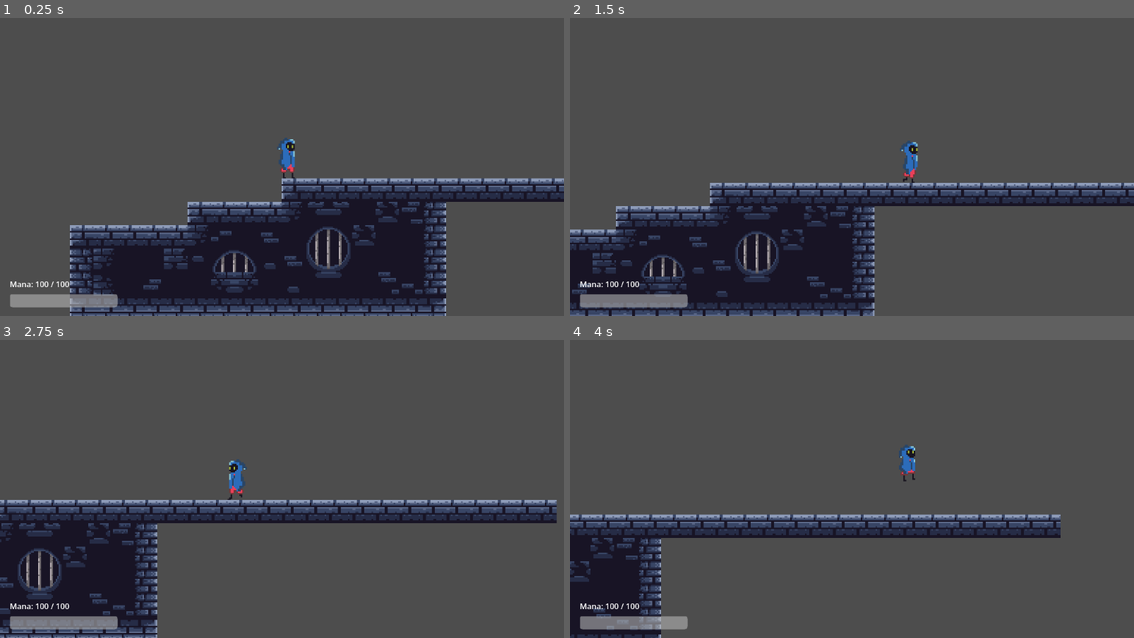
Above: before the commit, frames 1-4 (two rows, left to right).
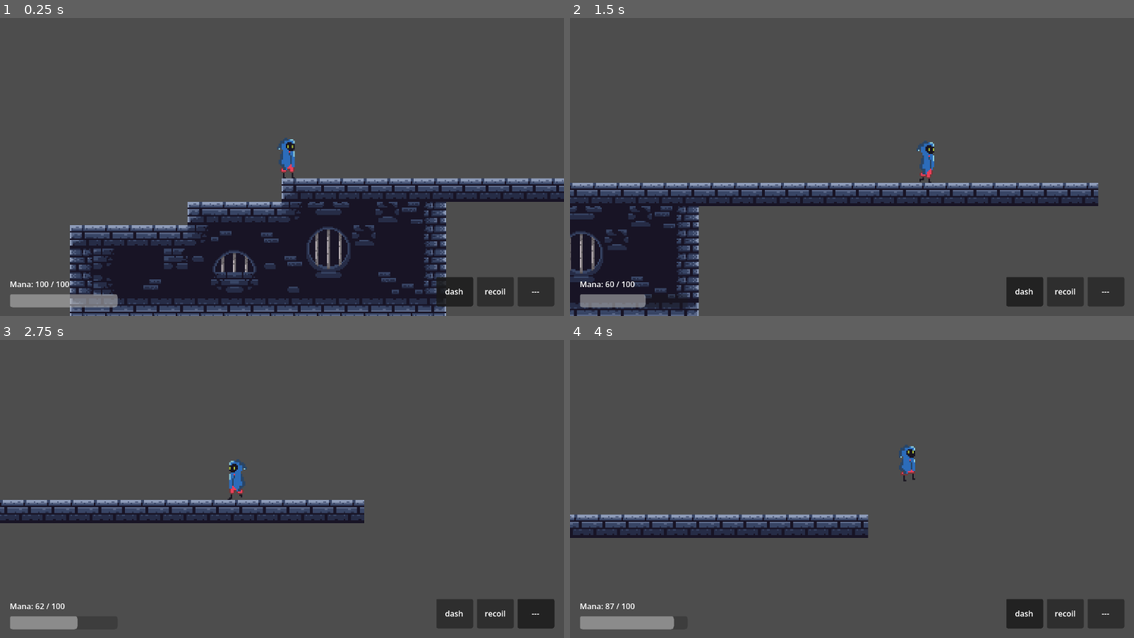
Above: after the commit, the same moments.

Repository: TathyaBarot2808/Godot_Game
Game: Godot game, scene res://scenes/game_sc.tscn
Same seed, same stepped clock (60 frames per second), same inputs: the game is played once before the commit and once after it.
Inputs (mouse positions are in pixels of both pictures, inside the frame that each line leads up to):
- Up to frame 1 (0.25 s): no input
- Up to frame 2 (1.5 s): move the mouse to (976, 143) at 0.52 s; hold D (move_right) from 0.53 s (still down); tap Shift (dash) at 0.6 s; tap Space (jump) at 0.77 s; tap 1 (slot_1, bound only after the commit) at 0.8, 1.35 s; move the mouse to (739, 172) at 1.27 s
- Up to frame 3 (2.75 s): tap Space (jump) at 1.52 s; tap 2 (slot_2, bound only after the commit) at 1.55, 2.1 s; move the mouse to (338, 411) at 2.02 s; release D (move_right) at 2.03 s; hold A (move_left) from 2.03 s (still down); tap 3 (slot_3, bound only after the commit) at 2.3 s
- Up to frame 4 (4 s): move the mouse to (823, 542) at 2.77 s; release A (move_left) at 2.78 s; hold D (move_right) from 2.78 s (still down); tap 3 (slot_3, bound only after the commit) at 2.85 s; tap Space (jump) at 3.02, 3.77 s; tap Shift (dash) at 3.05, 3.6 s; move the mouse to (1021, 527) at 3.52 s; tap 1 (slot_1, bound only after the commit) at 3.8 s

The runs differ from the first frame. In frame 1, 1.8% of the frame differs, in the area x 77-99%, y 86-97%; in frame 2, 20%, in the area x 0-100%, y 41-100%; in frame 3, 15%; in frame 4, 9.6%.

Commit message:
Added loadout system

Diff:
--- a/project.godot
+++ b/project.godot
@@ -42,6 +42,21 @@
 "events": [Object(InputEventMouseButton,"resource_local_to_scene":false,"resource_name":"","device":-1,"window_id":0,"a …(253 unchanged characters)…
 ]
 }
+slot_1={
+"deadzone": 0.2,
+"events": [Object(InputEventKey,"resource_local_to_scene":false,"resource_name":"","device":-1,"window_id":0,"alt_pressed":false,"shift_pressed":false,"ctrl_pressed":false,"meta_pressed":false,"pressed":false,"keycode":0,"physical_keycode":49,"key_label":0,"unicode":49,"location":0,"echo":false,"script":null)
+]
+}
+slot_2={
+"deadzone": 0.2,
+"events": [Object(InputEventKey,"resource_local_to_scene":false,"resource_name":"","device":-1,"window_id":0,"alt_pressed":false,"shift_pressed":false,"ctrl_pressed":false,"meta_pressed":false,"pressed":false,"keycode":0,"physical_keycode":50,"key_label":0,"unicode":50,"location":0,"echo":false,"script":null)
+]
+}
+slot_3={
+"deadzone": 0.2,
+"events": [Object(InputEventKey,"resource_local_to_scene":false,"resource_name":"","device":-1,"window_id":0,"alt_pressed":false,"shift_pressed":false,"ctrl_pressed":false,"meta_pressed":false,"pressed":false,"keycode":0,"physical_keycode":51,"key_label":0,"unicode":51,"location":0,"echo":false,"script":null)
+]
+}
 
 [physics]
 
--- a/scenes/hud.tscn
+++ b/scenes/hud.tscn
@@ -37,3 +37,89 @@
 grow_horizontal = 2
 text = "Mana: 100 / 100"
 vertical_alignment = 1
+
+[node name="LoadoutContainer" type="HBoxContainer" parent="." unique_id=459448068]
+anchors_preset = 3
+anchor_left = 1.0
+anchor_top = 1.0
+anchor_right = 1.0
+anchor_bottom = 1.0
+offset_left = -260.0
+offset_top = -80.0
+offset_right = -20.0
+offset_bottom = -20.0
+grow_horizontal = 0
+grow_vertical = 0
+theme_override_constants/separation = 8
+
+[node name="Slot0" type="Panel" parent="LoadoutContainer" unique_id=1106952675]
+custom_minimum_size = Vector2(75, 60)
+layout_mode = 2
+
+[node name="Highlight" type="Panel" parent="LoadoutContainer/Slot0" unique_id=475706670]
+visible = false
+layout_mode = 1
+anchors_preset = 15
+anchor_right = 1.0
+anchor_bottom = 1.0
+grow_horizontal = 2
+grow_vertical = 2
+
+[node name="AbilityLabel" type="Label" parent="LoadoutContainer/Slot0" unique_id=1782238942]
+layout_mode = 1
+anchors_preset = 15
+anchor_right = 1.0
+anchor_bottom = 1.0
+grow_horizontal = 2
+grow_vertical = 2
+text = "---"
+horizontal_alignment = 1
+vertical_alignment = 1
+
+[node name="Slot1" type="Panel" parent="LoadoutContainer" unique_id=1742110967]
+custom_minimum_size = Vector2(75, 60)
+layout_mode = 2
+
+[node name="Highlight" type="Panel" parent="LoadoutContainer/Slot1" unique_id=629036755]
+visible = false
+layout_mode = 1
+anchors_preset = 15
+anchor_right = 1.0
+anchor_bottom = 1.0
+grow_horizontal = 2
+grow_vertical = 2
+
+[node name="AbilityLabel" type="Label" parent="LoadoutContainer/Slot1" unique_id=1704164861]
+layout_mode = 1
+anchors_preset = 15
+anchor_right = 1.0
+anchor_bottom = 1.0
+grow_horizontal = 2
+grow_vertical = 2
+text = "---"
+horizontal_alignment = 1
+vertical_alignment = 1
+
+[node name="Slot2" type="Panel" parent="LoadoutContainer" unique_id=2053614938]
+custom_minimum_size = Vector2(75, 60)
+layout_mode = 2
+
+[node name="Highlight" type="Panel" parent="LoadoutContainer/Slot2" unique_id=1971574182]
+visible = false
+layout_mode = 1
+anchors_preset = 15
+anchor_right = 1.0
+anchor_bottom = 1.0
+grow_horizontal = 2
+grow_vertical = 2
+
+[node name="AbilityLabel" type="Label" parent="LoadoutContainer/Slot2" unique_id=1116022300]
+layout_mode = 1
+anchors_preset = 15
+anchor_right = 1.0
+anchor_bottom = 1.0
+grow_horizontal = 2
+grow_vertical = 2
+text = "---"
+horizontal_alignment = 1
+vertical_alignment = 1
--- a/scenes/player_sc.tscn
+++ b/scenes/player_sc.tscn
@@ -5,7 +5,8 @@
 [ext_resource type="PackedScene" uid="uid://ng0hy5sgafi4" path="res://scenes/mana_sc.tscn" id="3_mana"]
 [ext_resource type="Script" uid="uid://cjkt10dyt51sx" path="res://scripts/recoil_component.gd" id="4_recoil"]
 [ext_resource type="Script" uid="uid://kq34llptxc8b" path="res://scripts/dash_component.gd" id="5_orbwo"]
-[ext_resource type="Script" path="res://scripts/abilities_manager.gd" id="6_abmgr"]
+[ext_resource type="Script" uid="uid://02ay3kn372ei" path="res://scripts/abilities_manager.gd" id="6_abmgr"]
+[ext_resource type="Script" uid="uid://bh4m007p25rw2" path="res://scripts/loadout.gd" id="7_obawi"]
 
 [sub_resource type="RectangleShape2D" id="RectangleShape2D_g2els"]
 size = Vector2(35, 101.75)
@@ -283,3 +284,6 @@
 
 [node name="dash" type="Node" parent="AbilitiesManager" unique_id=855540879]
 script = ExtResource("5_orbwo")
+
+[node name="LoadoutManager" type="Node" parent="AbilitiesManager" unique_id=1066335034]
+script = ExtResource("7_obawi")
--- a/scripts/abilities_manager.gd
+++ b/scripts/abilities_manager.gd
@@ -4,12 +4,11 @@
 # Unlock state — edit defaults here or call unlock() at runtime (e.g. from a pickup)
 var _unlocked: Dictionary = {
 	"recoil": true,   # player starts with recoil (shoot)
-	"dash":   false,  # locked until unlocked by gameplay
+	"dash":   true,  # locked until unlocked by gameplay
 }
 
 # Populated automatically in _ready from child AbilityBase nodes
 var _components: Dictionary = {}
-
 func _ready() -> void:
 	for child in get_children():
 		if child is AbilityBase:
@@ -52,6 +51,13 @@
 func _is_unlocked(ability_name: String) -> bool:
 	return _unlocked.get(ability_name, false)
 
+func get_unlocked_abilities() -> Array[String]:
+	var result: Array[String] = []
+	for ability_name in _unlocked:
+		if _unlocked[ability_name]:
+			result.append(ability_name)
+	return result
+
 # ── Private ───────────────────────────────────────────────────────────────────
 
 func _get_component(ability_name: String) -> AbilityBase:
--- a/scripts/game.gd
+++ b/scripts/game.gd
@@ -4,5 +4,5 @@
 @onready var hud: CanvasLayer = $HUD
 
 func _ready() -> void:
-	# Connect HUD to the player's Mana node so the bar updates on mana_changed signal
 	hud.setup(player.mana)
+	hud.setup_loadout(player.abilities.get_node("LoadoutManager"))
--- a/scripts/hud.gd
+++ b/scripts/hud.gd
@@ -3,16 +3,47 @@
 @onready var mana_bar: ProgressBar = $ManaContainer/ManaBar
 @onready var mana_label: Label = $ManaContainer/ManaLabel
 
+# Array of the 3 slot Panel nodes for easy looping
+@onready var _slots: Array = [
+	$LoadoutContainer/Slot0,
+	$LoadoutContainer/Slot1,
+	$LoadoutContainer/Slot2,
+]
+
+# ── Mana setup (existing) ─────────────────────────────────
+
 func setup(mana_node: Node) -> void:
-	# Connect signal — whenever mana changes, _on_mana_changed is called
 	mana_node.mana_changed.connect(_on_mana_changed)
-	# Set initial values so UI isn't empty on first frame
-	_refresh(mana_node.current_mana, mana_node.max_mana)
+	_refresh_mana(mana_node.current_mana, mana_node.max_mana)
 
 func _on_mana_changed(current: float, max: float) -> void:
-	_refresh(current, max)
+	_refresh_mana(current, max)
 
-func _refresh(current: float, max: float) -> void:
+func _refresh_mana(current: float, max: float) -> void:
 	mana_bar.max_value = max
 	mana_bar.value = current
 	mana_label.text = "Mana: %d / %d" % [current, max]
+
+# ── Loadout setup (new) ───────────────────────────────────
+
+func setup_loadout(loadout_node: LoadoutManager) -> void:
+	# Listen for any loadout change (slot switch OR equip/unequip)
+	loadout_node.loadout_changed.connect(_on_loadout_changed.bind(loadout_node))
+	# Set initial state so HUD isn't empty on first frame
+	_refresh_loadout(loadout_node)
+
+func _on_loadout_changed(loadout_node: LoadoutManager) -> void:
+	_refresh_loadout(loadout_node)
+
+func _refresh_loadout(loadout_node: LoadoutManager) -> void:
+	for i in 3:
+		var slot_panel = _slots[i]
+		var highlight: Panel = slot_panel.get_node("Highlight")
+		var label: Label = slot_panel.get_node("AbilityLabel")
+
+		# Show ability name or "---" if empty
+		var ability: String = loadout_node.loadout[i]
+		label.text = ability if ability != "" else "---"
+
+		# Only the active slot gets the highlight
+		highlight.visible = (i == loadout_node.active_slot)
--- /dev/null
+++ b/scripts/loadout.gd
@@ -0,0 +1,68 @@
+extends Node
+class_name LoadoutManager
+
+
+var loadout: Dictionary={
+	0: "dash",
+	1: "recoil",
+	2: "",
+}
+
+
+var active_slot: int=0
+signal loadout_changed #loadout changed
+
+
+func set_active_slot(index: int) -> void:
+	if not _is_valid_slot(index):
+		return
+	active_slot=index
+	loadout_changed.emit()
+
+
+
+func get_active_ability() -> String:
+	return loadout[active_slot]
+
+func equip(ability_name:String , slot_index:int) ->void:
+	if not _is_valid_slot(slot_index):
+		return
+
+	var manager:= _get_abilities_manager()
+	if not manager:
+		return
+	if not manager.is_unlocked(ability_name):
+		push_error("LoadoutManager: ability not unlocked -> " + ability_name)
+		return
+	loadout[slot_index] = ability_name
+	loadout_changed.emit()
+
+
+
+func unequip(slot_index: int) -> void:
+	if not _is_valid_slot(slot_index):
+		return
+	loadout[slot_index] = ""
+	loadout_changed.emit()
+
+
+func get_available_abilities() -> Array[String]:
+	var manager := _get_abilities_manager()
+	if not manager:
+		return []
+	return manager.get_unlocked_abilities()
+
+
+
+func _is_valid_slot(index: int) -> bool:
+	if index not in loadout:
+		push_error("LoadoutManager: invalid slot -> " + str(index))
+		return false
+	return true
+
+func _get_abilities_manager() -> AbilitiesManager:
+	var parent := get_parent()
+	if not parent is AbilitiesManager:
+		push_error("LoadoutManager: parent must be AbilitiesManager")
+		return null
+	return parent as AbilitiesManager
--- a/scripts/player_move.gd
+++ b/scripts/player_move.gd
@@ -1,4 +1,6 @@
 extends CharacterBody2D
+
+# ── Constants ─────────────────────────────────────────────────────────────────
 
 @export_group("Movement")
 @export var SPEED: float = 600.0
@@ -24,15 +26,21 @@
 @export_group("Corner Correction")
 @export var CORNER_CORRECTION_AMOUNT: float = 4.0
 
+# ── State ─────────────────────────────────────────────────────────────────────
+
 var _jump_buffer_timer: float = 0.0
 var _coyote_timer: float = 0.0
+
+# ── Node Refs ─────────────────────────────────────────────────────────────────
 
 @onready var sprite: AnimatedSprite2D = $AnimatedSprite2D
 @onready var mana: Node = $Mana
 @onready var abilities: AbilitiesManager = $AbilitiesManager
-# Typed refs for helpers that need ability-specific methods beyond the base interface
+@onready var loadout: LoadoutManager = $AbilitiesManager/LoadoutManager
 @onready var _recoil: Node = $AbilitiesManager/recoil
 @onready var _dash: Node = $AbilitiesManager/dash
+
+# ── Lifecycle ─────────────────────────────────────────────────────────────────
 
 func _ready() -> void:
 	_dash.dash_started.connect(_on_dash_started)
@@ -44,50 +52,93 @@
 func _on_animation_finished() -> void:
 	if sprite.animation == &"Dash":
 		sprite.play("Idle")
+
+# ── Main Loop ─────────────────────────────────────────────────────────────────
 
 func _physics_process(delta: float) -> void:
 	_tick_coyote(delta)
 	_tick_jump_buffer(delta)
 	_apply_gravity(delta)
+	_handle_slot_switch()
+	if loadout.get_active_ability() == "dash":
+		_handle_dash()
 	_handle_shoot()
-	_handle_dash()
 	_handle_jump()
 	_handle_movement(delta)
 	_update_animation(Input.get_axis("move_left", "move_right"))
 	move_and_slide()
 
-# ── Input Handlers ────────────────────────────────────────────────────────────
+# ── Slot Switching ────────────────────────────────────────────────────────────
+
+func _handle_slot_switch() -> void:
+	if Input.is_action_just_pressed("slot_1"):
+		loadout.set_active_slot(0)
+	elif Input.is_action_just_pressed("slot_2"):
+		loadout.set_active_slot(1)
+	elif Input.is_action_just_pressed("slot_3"):
+		loadout.set_active_slot(2)
+
+# ── Shoot — routes to active loadout slot ─────────────────────────────────────
+
+# ── Dash — dedicated Shift shortcut, bypasses loadout slot ──────────────────
+
+func _handle_dash() -> void:
+	if Input.is_action_just_pressed("dash"):
+		_execute_dash()
+
+# ── Shoot — routes to active loadout slot ─────────────────────────────────────
 
 func _handle_shoot() -> void:
 	if not Input.is_action_just_pressed("shoot"):
 		return
+
+	var ability := loadout.get_active_ability()
+	if ability == "":
+		return
+
+	if not abilities.can_use(ability):
+		return
+
+	match ability:
+		"recoil":
+			_execute_recoil()
+		"dash":
+			_handle_dash()
+		_:
+			push_error("player_move: no handler for ability -> " + ability)
+
+func _execute_recoil() -> void:
 	if abilities.is_active("dash"):
 		return
 	if not mana.can_spend(mana.shoot_cost):
 		return
+
 	var mouse_pos := get_global_mouse_position()
 	var dir := (global_position - mouse_pos).normalized()
 	if dir == Vector2.ZERO:
 		dir = Vector2.UP
-	var result = abilities.execute("recoil", {"direction": dir})
+
+	var result: Variant = abilities.execute("recoil", {"direction": dir})
 	if result != null:
 		mana.spend(mana.shoot_cost)
 		velocity = result
 
-func _handle_dash() -> void:
-	if not Input.is_action_just_pressed("dash"):
-		return
+func _execute_dash() -> void:
 	if abilities.is_active("recoil"):
 		return
 	if not mana.can_spend(mana.dash_cost):
 		return
+
 	var dir := Input.get_axis("move_left", "move_right")
 	if dir == 0.0:
 		dir = -1.0 if sprite.flip_h else 1.0
-	var result = abilities.execute("dash", {"direction": dir})
+
+	var result: Variant = abilities.execute("dash", {"direction": dir})
 	if result != null:
 		mana.spend(mana.dash_cost)
 		velocity = result
+
+# ── Jump ──────────────────────────────────────────────────────────────────────
 
 func _handle_jump() -> void:
 	if _jump_buffer_timer > 0 and _coyote_timer > 0:
@@ -95,16 +146,12 @@
 		_jump_buffer_timer = 0.0
 		_coyote_timer = 0.0
 
-# ── Movement & Gravity ────────────────────────────────────────────────────────
+# ── Gravity ───────────────────────────────────────────────────────────────────
 
 func _apply_gravity(delta: float) -> void:
 	if is_on_floor():
 		return
 	if abilities.is_active("recoil") or abilities.is_active("dash"):
-		if velocity.y > MAX_FALL_SPEED:
-			velocity.y = MAX_FALL_SPEED
-		if velocity.y < 0 and is_on_ceiling():
-			_handle_corner_correction()
 		return
 
 	var current_gravity := get_gravity() * BASE_GRAVITY_MULTIPLIER
@@ -121,16 +168,17 @@
 		current_gravity *= _recoil.get_recovery_factor()
 
 	velocity += current_gravity * delta
-
-	if velocity.y > MAX_FALL_SPEED:
-		velocity.y = MAX_FALL_SPEED
+	velocity.y = minf(velocity.y, MAX_FALL_SPEED)
 
 	if velocity.y < 0 and is_on_ceiling():
 		_handle_corner_correction()
 
+# ── Movement ──────────────────────────────────────────────────────────────────
+
 func _handle_movement(delta: float) -> void:
 	if abilities.is_active("recoil") or abilities.is_active("dash"):
 		return
+
 	var direction := Input.get_axis("move_left", "move_right")
 	var on_ground := is_on_floor()
 	var current_speed := SPEED + (APEX_SPEED_BOOST if abs(velocity.y) < APEX_THRESHOLD else 0.0)
@@ -159,10 +207,7 @@
 # ── Animation ─────────────────────────────────────────────────────────────────
 
 func _update_animation(direction: float) -> void:
-	# Let Dash animation play to completion — _on_animation_finished handles the transition
 	if sprite.animation == &"Dash" and sprite.is_playing():
-		return
-	if abilities.is_active("dash"):
 		return
 	if abilities.is_active("recoil"):
 		return
Not shown, added: scripts/loadout.gd.uid
Not shown, added: ARCHITECTURE.md
